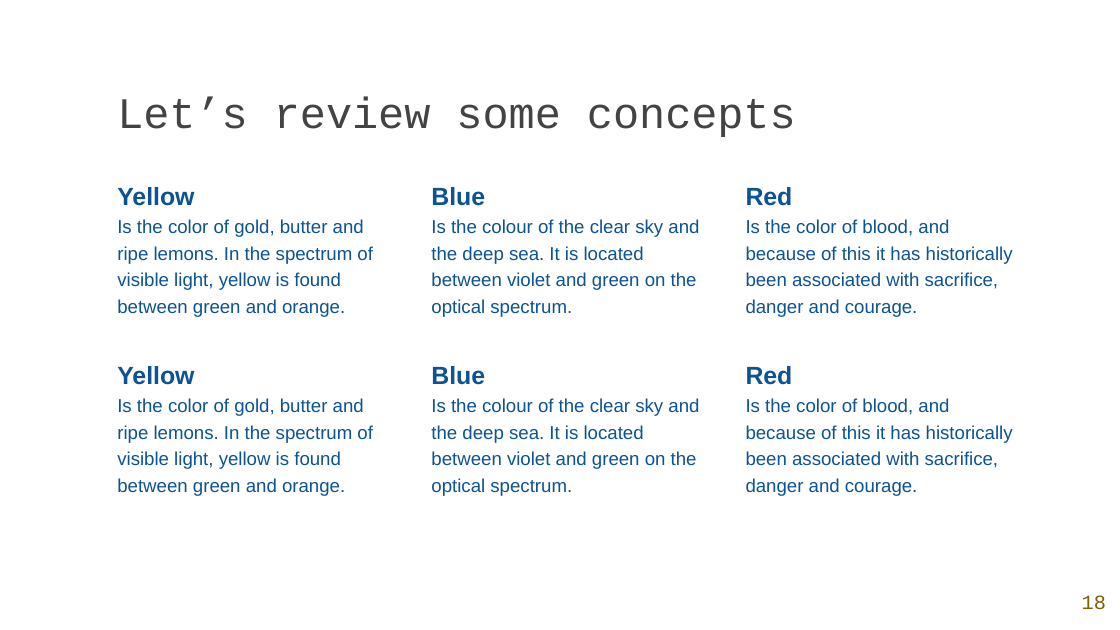
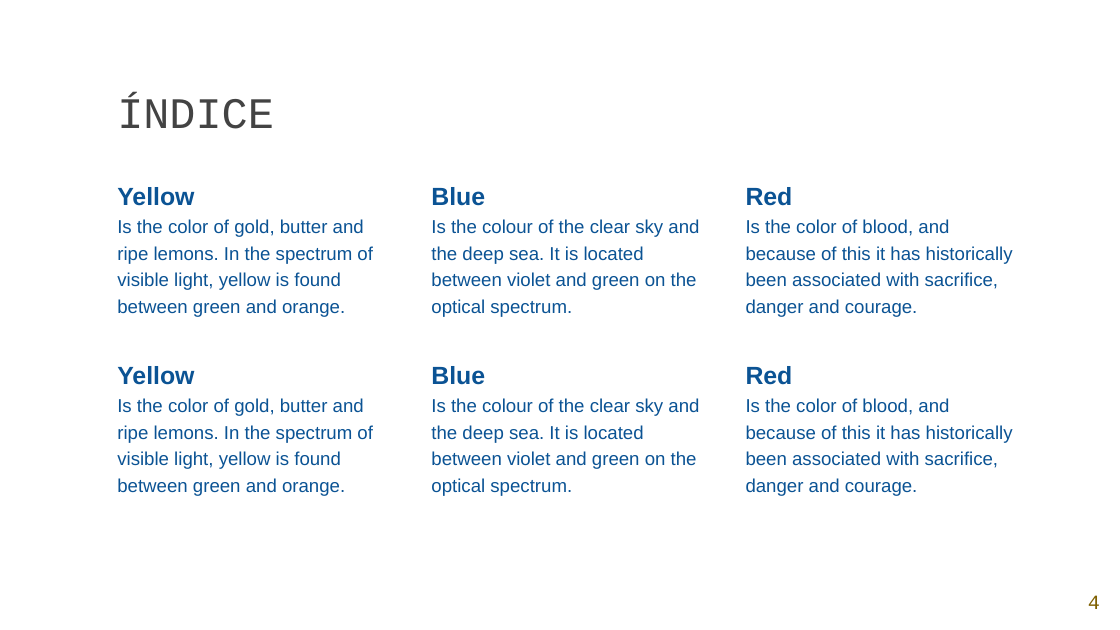
Before and after one commit to Char-Mander/AW_2018-2019, a slide deck: slide 4 of Ejercicios de clase/Plantilla powerpoint.pptx (slide 18 before the commit). Drawn at 1120x630 pixels with LibreOffice and Linux fonts; fonts in the diff are those of the drawing; background and template pictures are left out. Boxes give left, top, right and bottom in pixels: in the first picture for what was removed or moved away, otherwise in the second. Text is boxed around its words. In the diff, an @@ line names an element or a change of style, - is before the commit and + after.

```diff
--- a/Ejercicios de clase/Plantilla powerpoint.pptx
+++ b/Ejercicios de clase/Plantilla powerpoint.pptx
@@ title at <box>117,97,274,129</box>: text changed @@
-Let’s review some concepts
+ÍNDICE
@@ page number at <box>1088,595,1100,609</box>: text changed @@
-18
+4
```
Also in this commit, not shown: 3 other slides changed, 9 slides added, 23 slides removed.
